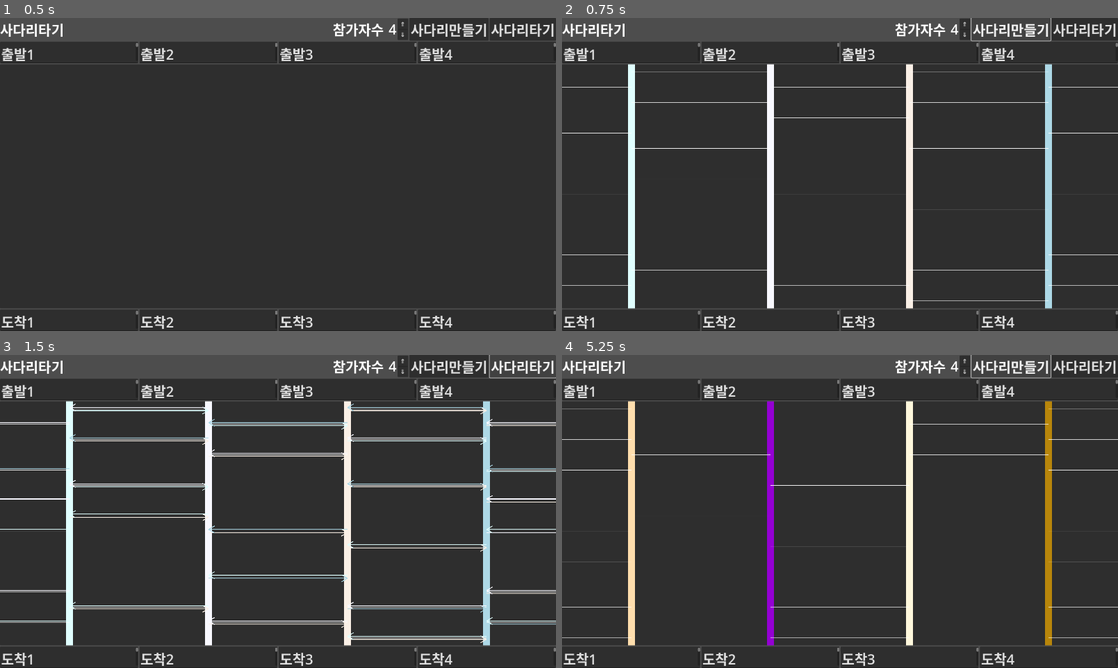
Above: before the commit, frames 1-4 (two rows, left to right).
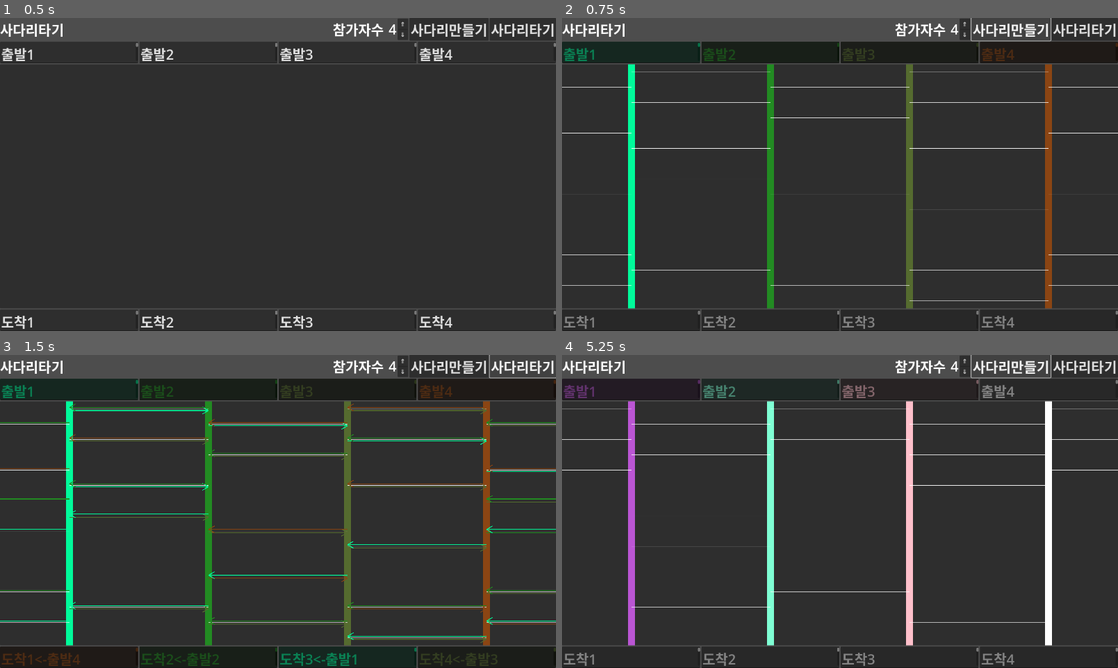
Above: after the commit, the same moments.

Repository: kasworld/gd4laddergame
Game: Godot game, scene res://사다리타기.tscn
The game is run twice, just before and just after one commit, with the same random seed, the same clock (stepped at 60 frames per second) and the same inputs.
Inputs:
- Up to frame 1 (0.5 s): no input
- Up to frame 2 (0.75 s): click "사다리만들기" at 0.5 s
- Up to frame 3 (1.5 s): click "사다리타기" at 1.25 s
- Up to frame 4 (5.25 s): click "⇑" at 2 s; click "⇓" at 2.75 s; click "⇑" at 3.5 s; click "⇓" at 4.25 s; click "사다리만들기" at 5 s

Frame 1 is identical in both runs. In frame 2, 6.4% of the frame differs, in the area x 0-100%, y 7-100%; in frame 3, 11%; in frame 4, 5.6%.

Commit message:
색 추가

Diff:
--- a/사다리타기.gd
+++ b/사다리타기.gd
@@ -99,11 +99,16 @@
 		도착지점.text = "도착%d" % [i+1]
 		도착지점.size_flags_horizontal = Control.SIZE_EXPAND_FILL
 		$"도착지점들".add_child(도착지점)
-	사다리자료_만들기()
 	사다리문제.visible = false
 	사다리풀이.visible = false
 
 func 사다리문제그리기() -> void:
+	사다리자료_만들기()
+	for i in $"참가자들".get_child_count():
+		$"참가자들".get_child(i).editable = false
+		$"도착지점들".get_child(i).editable = false
+		$"참가자들".get_child(i).modulate = 참가자색[i]
+
 	for n in 사다리문제.get_children():
 		사다리문제.remove_child(n)
 	var 칸수 = 사다리칸수()
@@ -129,10 +134,15 @@
 	사다리풀이.visible = false
 
 func 사다리풀이그리기() -> void:
+	var 칸수 = 사다리칸수()
+	var 간격 = 사다리간격()
+
+	for i in 칸수.x:
+		$"도착지점들".get_child(참가자위치[i]).text += "<-" + $"참가자들".get_child(i).text
+		$"도착지점들".get_child(참가자위치[i]).modulate = 참가자색[i]
+
 	for n in 사다리풀이.get_children():
 		사다리풀이.remove_child(n)
-	var 칸수 = 사다리칸수()
-	var 간격 = 사다리간격()
 
 	var shift = Vector2(0, 간격.y/10)
 	for y in 칸수.y:
